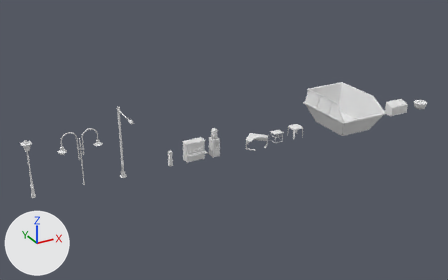
Renders of the FBX model Assets/Models/ScenaryAssetsPt2fbx.fbx from each side of a commit.
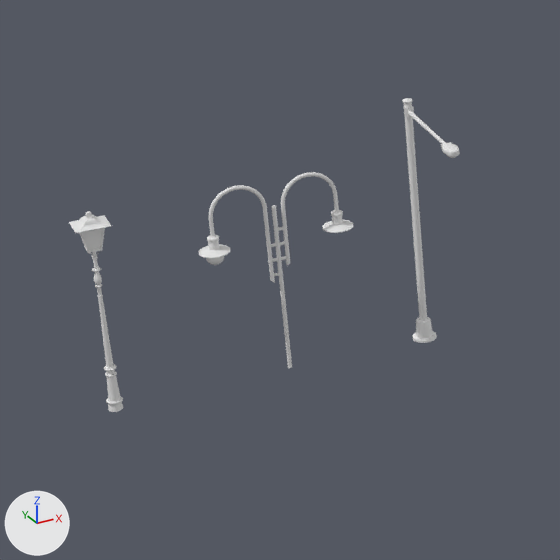
There are two pictures of each version: one whole from a 50 mm camera at (-47.3, -43.5, 23.0) aimed at (-23.0, 0.7, 0.9), one close up on the part from 0% to 36% of the width and 28% to 86% of the height. Every picture has the same lights, and +X, +Y and +Z are marked at lower left. The first two pictures are the older version. Where no turn or scale is listed for an object, it has been applied to the vertices. Vertices at exactly the same position are counted once.

Objects in the first close-up: 'LampPost1', 'LampPost2', 'LampPost3'.
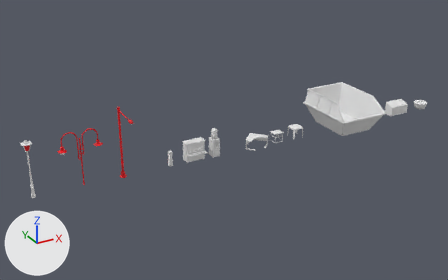
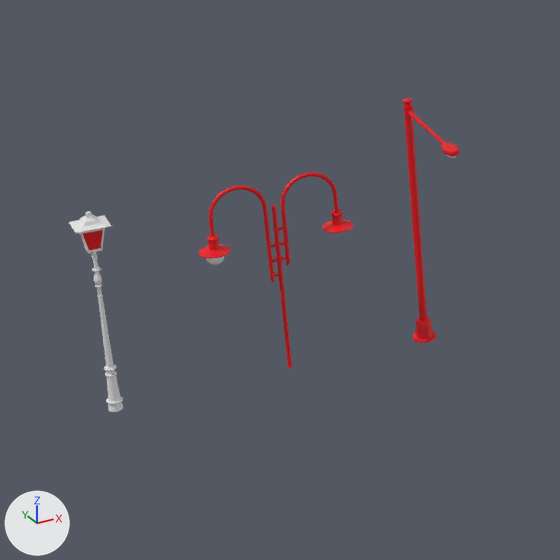
Location of each change, [x1, y1, x2, y2] in pixels of the close-ups (560 x 560 px):
part 1 of me_lamppost2, recoloured: [199, 172, 354, 368] in both
part 2 of me_lamppost1, recoloured (white to red): [81, 230, 103, 250] in both
part 3 of me_lamppost3, recoloured (white to red): [402, 98, 460, 157] in both
part 4 of me_lamppost3, recoloured (white to red): [412, 317, 437, 343] in both
part 5 of me_lamppost3, recoloured (white to red): [404, 116, 427, 321] in both

The change in detail:
Material 'LightMaterial' (mat_lightmaterial) is new.
Its base color is (0.8, 0.0, 0.00665) (red #e70013).
Material 'Material' (mat_material) is new.
Its base color is (0.8, 0.8, 0.8) (white #e7e7e7).
Material 'Material.001' (mat_material_001) is new.
Its base color is (0.8, 0.8, 0.8) (white #e7e7e7).
me_lamppost3 has 593 vertices, 588 faces and spans x -0.29..0.29, y -2.93..0.29, z -0.01..5.99.
me_lamppost3 is used by ob_lamppost3; location (-32.7, 0.0, 0.0).
me_lamppost3 part 3: 340 of the faces centred in x -0.16..0.16, y -2.92..0.11, z 5.59..5.99 switch from no material to mat_lightmaterial (red #e70013).
me_lamppost3 part 4: 108 of the faces centred in x -0.27..0.27, y -0.27..0.27, z -0.01..0.47 switch from no material to mat_lightmaterial (red #e70013).
me_lamppost3 part 5: 12 of the faces centred in x -0.09..0.09, y -0.09..0.09, z 3.03 switch from no material to mat_lightmaterial (red #e70013).
me_lamppost3 gains material mat_material (white #e7e7e7).
me_lamppost1 has 1001 vertices, 1150 faces and spans x -0.38..0.38, y -0.33..0.33, z 0.0..4.74.
me_lamppost1 is used by ob_lamppost1; location (-39.91, 0.0, 0.0).
me_lamppost1 part 2: all 4 faces centred in x -0.18..0.18, y -0.16..0.16, z 4.15 switch from no material to mat_lightmaterial (red #e70013).
me_lamppost1 gains material mat_material (white #e7e7e7).
me_lamppost2 has 1244 vertices, 1272 faces and spans x -1.76..1.76, y -0.35..0.35, z 0.0..4.68.
me_lamppost2 is used by ob_lamppost2; location (-35.95, 0.0, 0.02).
me_lamppost2 part 1: 1152 of the faces centred in x -1.74..1.74, y -0.33..0.33, z 0.0..4.67 switch from no material to mat_lightmaterial (red #e70013).
me_lamppost2 gains material mat_material_001 (white #e7e7e7).
